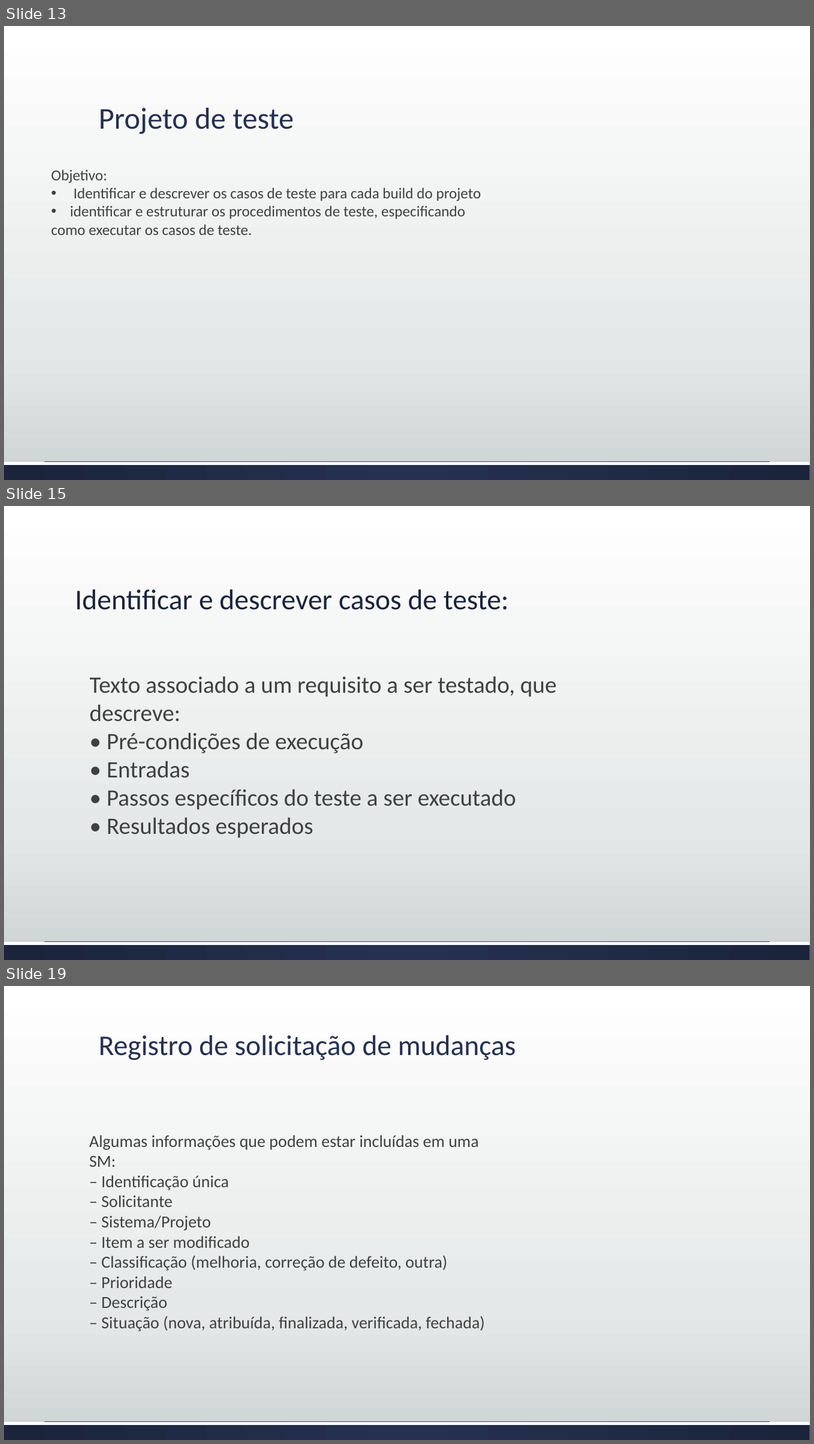
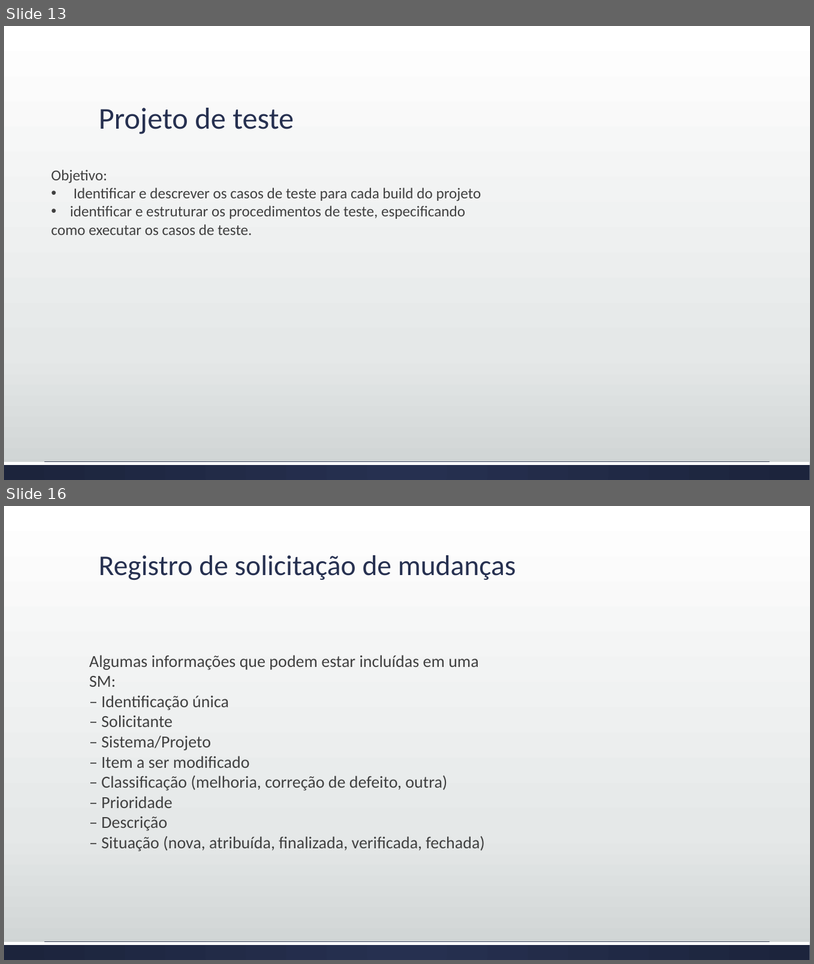
Before and after one commit to josimarpe/SIB, a slide deck: Requisitos/Plano de Projeto 1.pptx. Shown one above the other, each under a label of ours: slides 13, 15 and 19 before the commit, slides 13 and 16 after it; the slides between them are not shown. The pictures are 814x1444 and 814x964 pixels, drawn with LibreOffice and Linux fonts; fonts in the diff are those of the drawing. Boxes give left, top, right and bottom in pixels: in the first picture for what was removed or moved away, otherwise in the second. Text is boxed around its words. In the diff, an @@ line names an element or a change of style, - is before the commit and + after.

```diff
--- a/Requisitos/Plano de Projeto 1.pptx
+++ b/Requisitos/Plano de Projeto 1.pptx
@@ slide 15 removed at (x1=4, y1=506, x2=810, y2=960), background gradient #FFFFFF to #E5E8E8 to #CDD2D2; not listed: 2 template elements that a slide beside it also shows @@
@@ title removed at (x1=75, y1=589, x2=509, y2=610) @@
-Identificar e descrever casos de teste:
@@ text removed at (x1=90, y1=676, x2=557, y2=838) @@
-Texto associado a um requisito a ser testado, que
-descreve:
-• Pré-condições de execução
-• Entradas
-• Passos específicos do teste a ser executado
-• Resultados esperados
@@ what was slide 19 is now slide 16 @@
```
Also in this commit, not shown: 2 slides changed, 2 slides added, 4 other slides removed.
